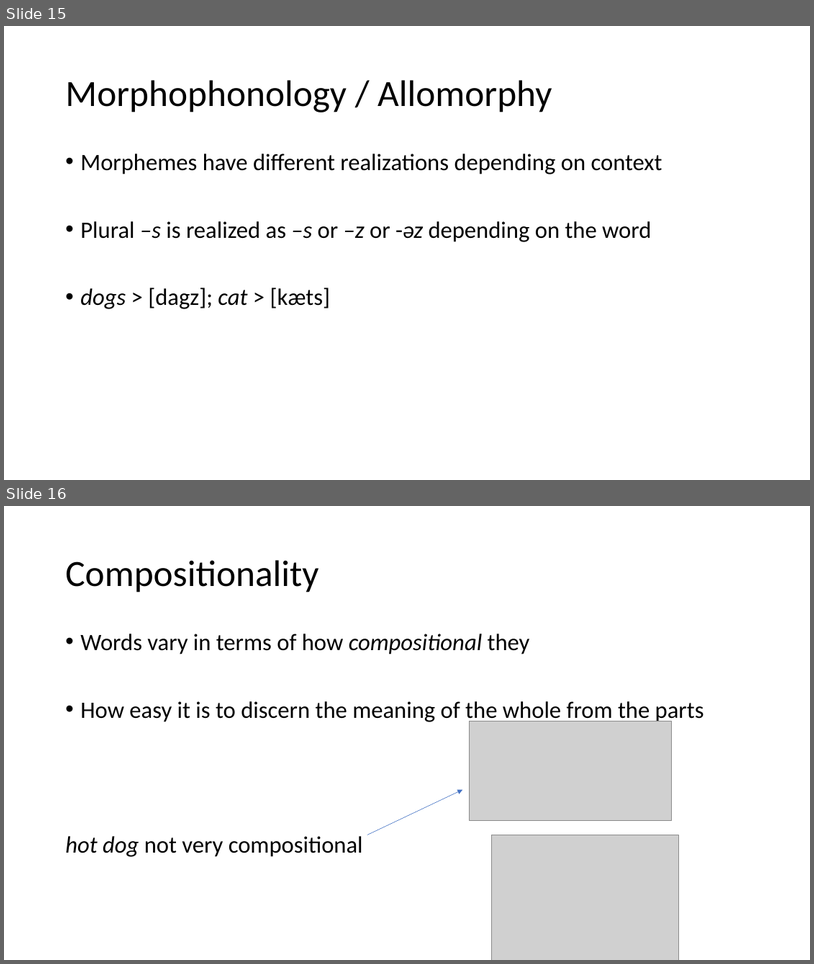
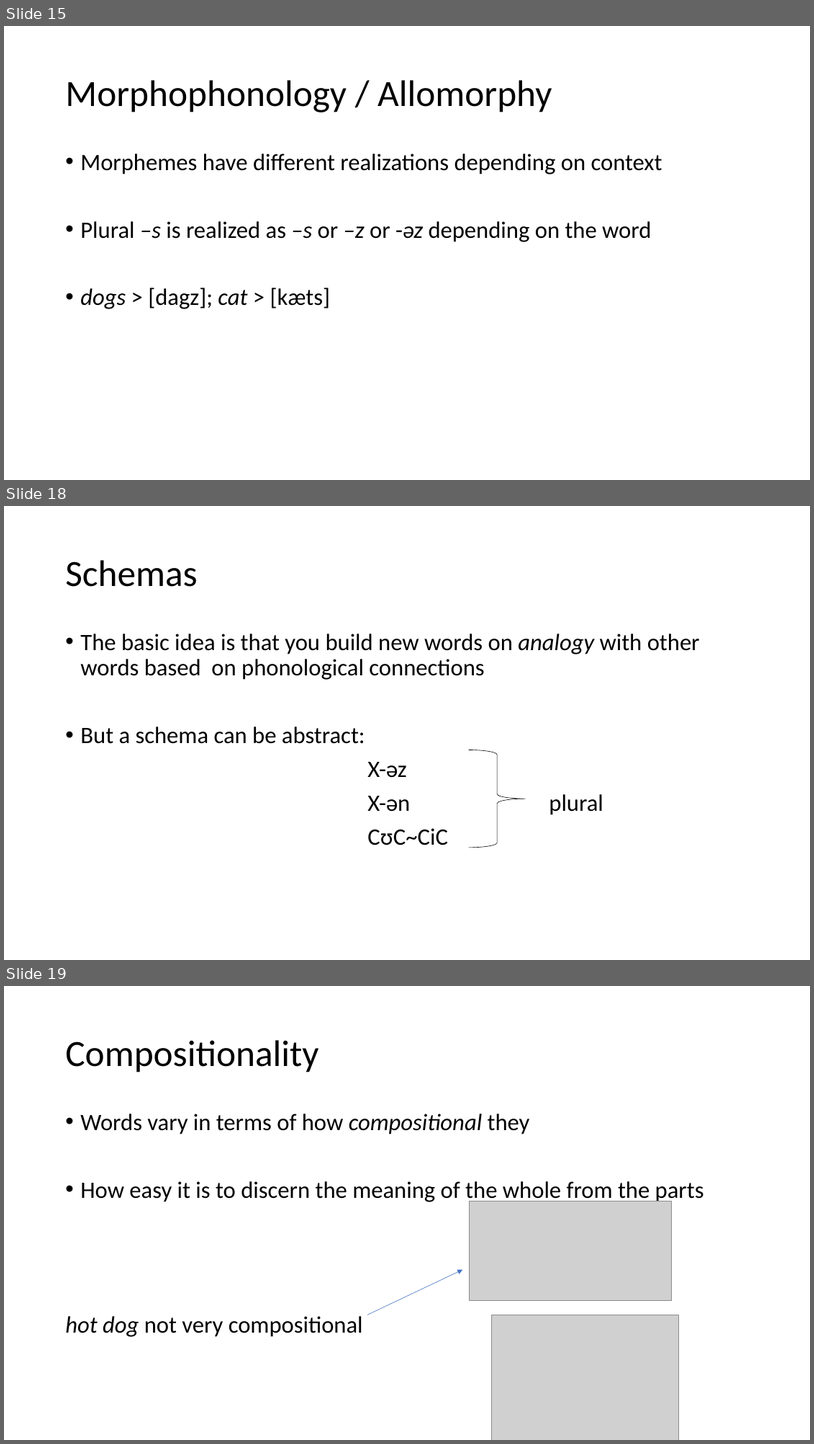
Before and after one commit to ajrtallman/Corpus_Linguistics_FSU_2023-2024, a slide deck: 03_lectures/Corpus Linguistics_2023_11_10.pptx. Shown one above the other, each under a label of ours: slides 15 and 16 before the commit, slides 15, 18 and 19 after it; the slides between them are not shown. The pictures are 814x964 and 814x1444 pixels, drawn with LibreOffice and Linux fonts; fonts in the diff are those of the drawing; grey boxes stand for pictures. Boxes give left, top, right and bottom in pixels: in the first picture for what was removed or moved away, otherwise in the second. Text is boxed around its words. In the diff, an @@ line names an element or a change of style, - is before the commit and + after.

```diff
--- a/03_lectures/Corpus Linguistics_2023_11_10.pptx
+++ b/03_lectures/Corpus Linguistics_2023_11_10.pptx
@@ slide 18 added at <box>4,506,810,960</box>, background #FFFFFF @@
@@ title added at <box>65,560,197,587</box>, 44 pt, text #000000 @@
+Schemas
@@ text added at <box>80,633,700,845</box>, 28 pt, text #000000 @@
+• The basic idea is that you build new words on analogy with other words based on phonological connections
+• But a schema can be abstract:
+X-əz
+X-ən plural
+CʊC~CiC
@@ right brace added at <box>469,750,526,847</box>, outline #000000 0.5 pt @@
@@ what was slide 16 is now slide 19 @@
```
Also in this commit, not shown: 6 slides changed, 19 other slides added, 2 slides removed.
